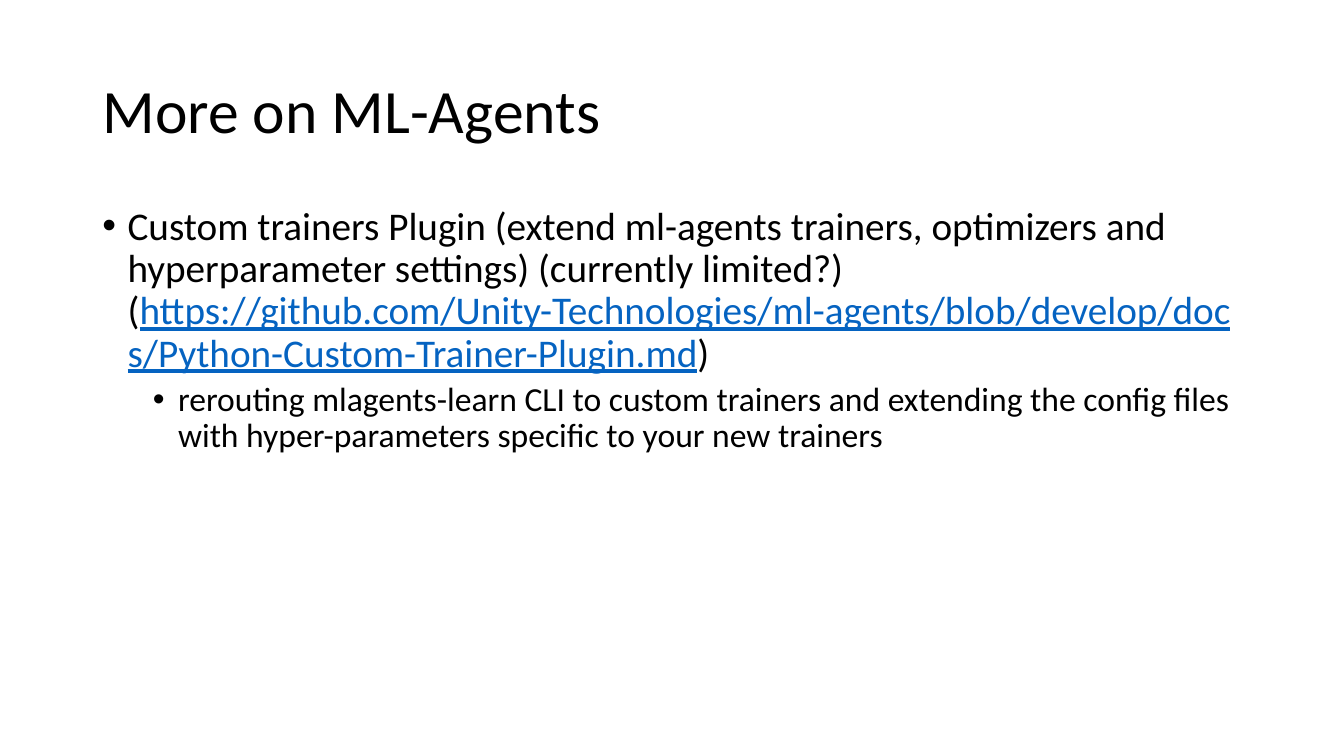
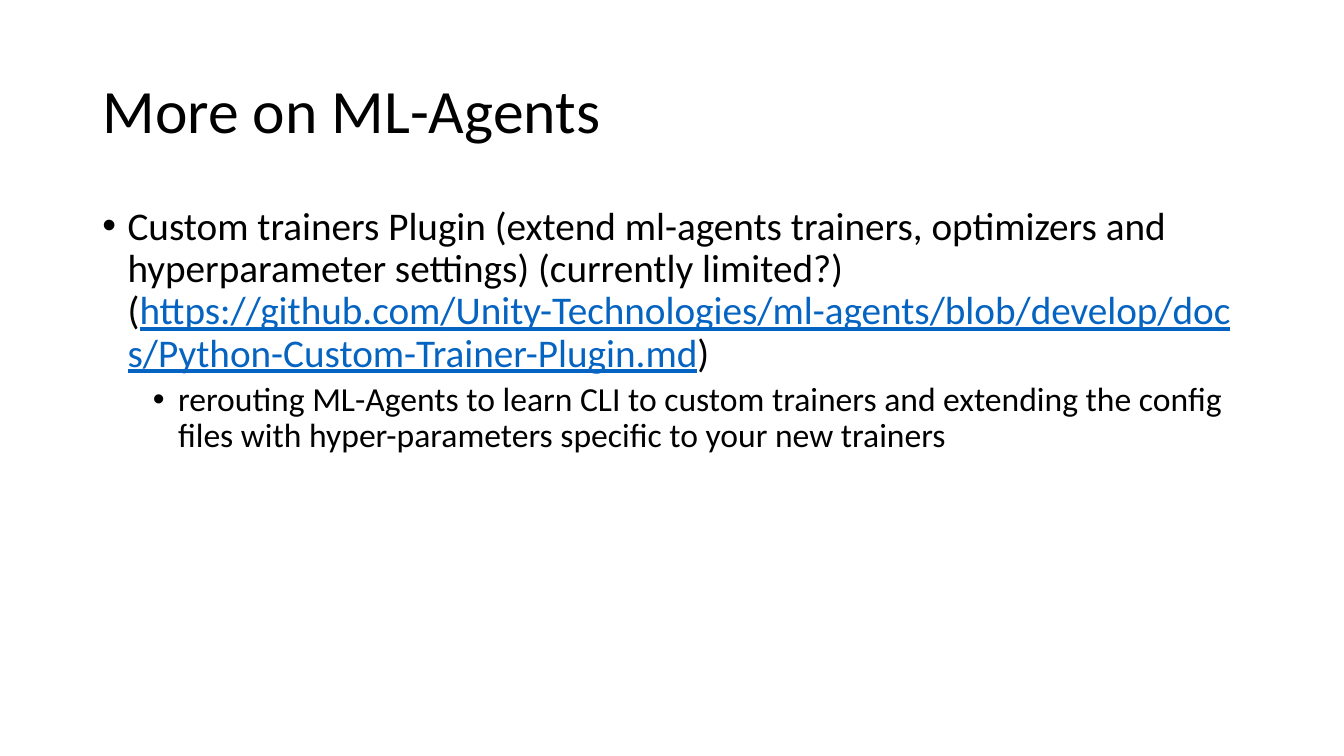
Before and after one commit to ztsv-av/xr_ml, a slide deck: slide 3 of unity-vs-unreal.pptx. Drawn at 1344x756 pixels with LibreOffice and Linux fonts; fonts in the diff are those of the drawing. Boxes give left, top, right and bottom in pixels: in the first picture for what was removed or moved away, otherwise in the second. Text is boxed around its words. In the diff, an @@ line names an element or a change of style, - is before the commit and + after.

```diff
--- a/unity-vs-unreal.pptx
+++ b/unity-vs-unreal.pptx
@@ text at box(178, 387, 1222, 453): text changed @@
-  • rerouting mlagents-learn CLI to custom trainers and extending the config files with hyper-parameters specific to your new trainers
+  • rerouting ML-Agents to learn CLI to custom trainers and extending the config files with hyper-parameters specific to your new trainers
```
Also in this commit, not shown: 7 other slides changed.
